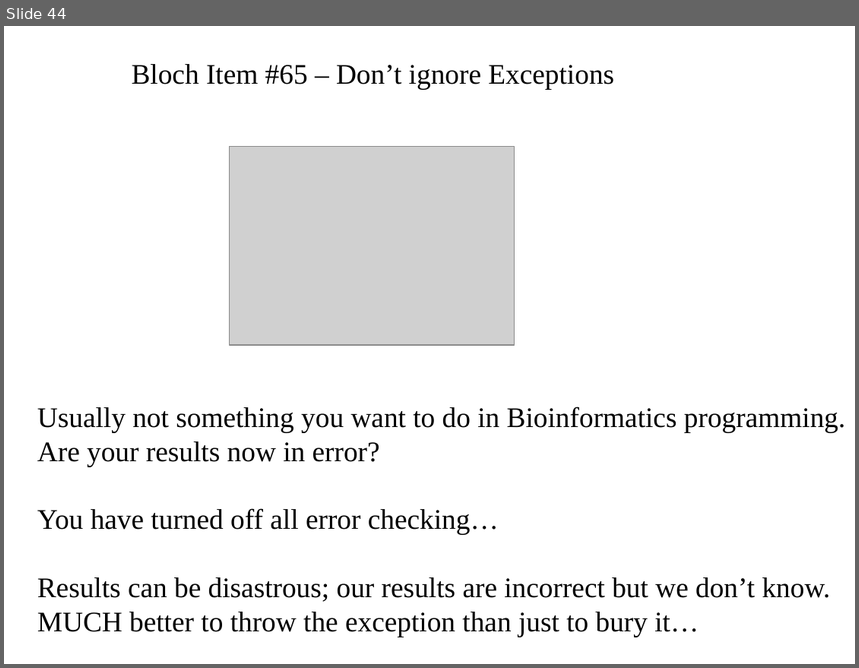
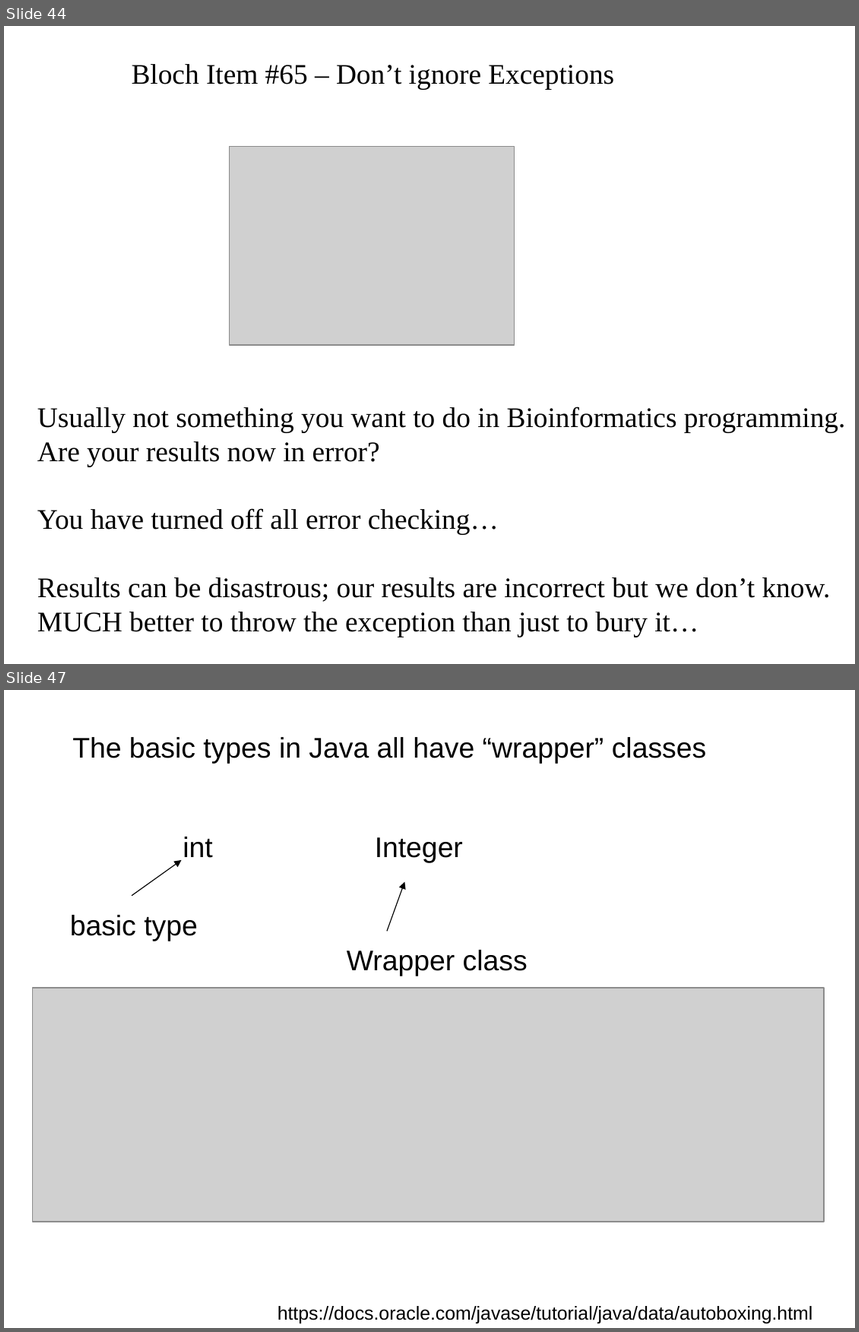
Before and after one commit to fodorclasses/fodorclasses.github.io, a slide deck: classes/prog2024/Prog3-Lecture10.ppt. Shown one above the other, each under a label of ours: slide 44 before the commit, slides 44 and 47 after it; the slides between them are not shown. The pictures are 859x668 and 859x1332 pixels, drawn with LibreOffice and Linux fonts; fonts in the diff are those of the drawing; grey boxes stand for pictures. Boxes give left, top, right and bottom in pixels: in the first picture for what was removed or moved away, otherwise in the second. Text is boxed around its words. In the diff, an @@ line names an element or a change of style, - is before the commit and + after.

```diff
--- a/classes/prog2024/Prog3-Lecture10.ppt
+++ b/classes/prog2024/Prog3-Lecture10.ppt
@@ slide 47 added at bbox=[4, 690, 855, 1328], background #FFFFFF @@
@@ text added at bbox=[72, 737, 706, 764], 24 pt, text #000000 @@
+The basic types in Java all have “wrapper” classes
@@ text added at bbox=[183, 837, 212, 858], 24 pt, text #000000 @@
+int
@@ text added at bbox=[375, 837, 463, 863], 24 pt, text #000000 @@
+Integer
@@ arrow added from (132, 896) to (181, 860), #000000 0.74 pt @@
@@ arrow added from (387, 931) to (405, 882), #000000 0.74 pt @@
@@ text added at bbox=[70, 915, 198, 941], 24 pt, text #000000 @@
+basic type
@@ text added at bbox=[347, 950, 528, 977], 24 pt, text #000000 @@
+Wrapper class
@@ picture added at bbox=[32, 988, 824, 1222] @@
@@ text added at bbox=[278, 1306, 813, 1324], 16 pt, text #000000 @@
+https://docs.oracle.com/javase/tutorial/java/data/autoboxing.html
```
Also in this commit, not shown: 4 slides changed, 6 other slides added, 1 slide removed.
